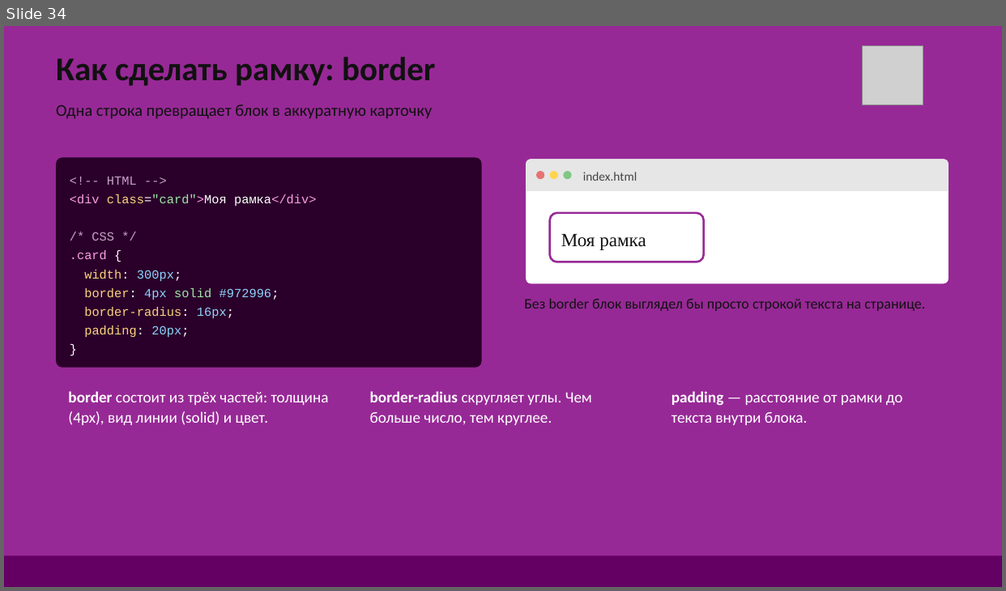
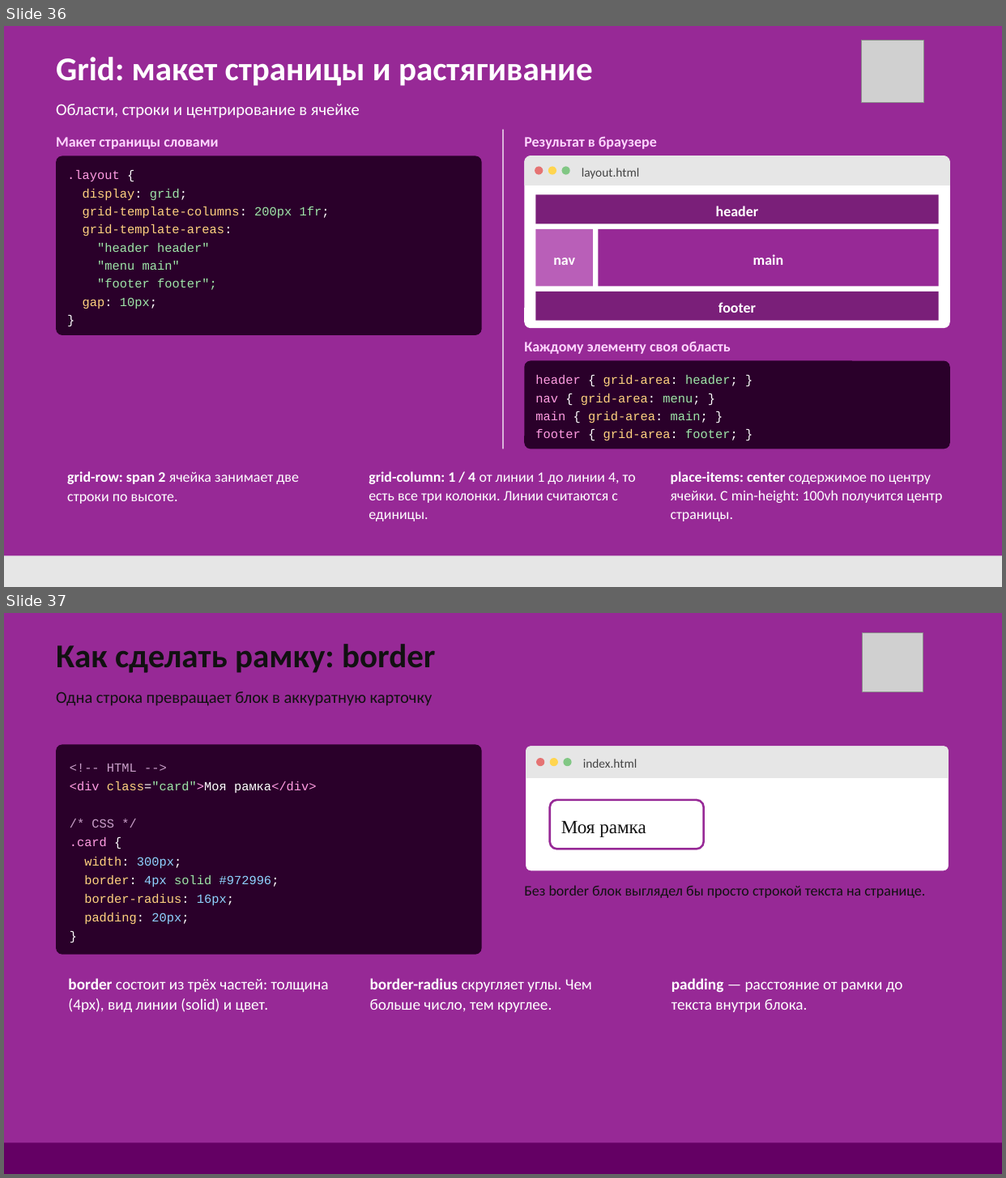
Before and after one commit to DonRobot-all/HTML-CSS-JavaScript_group, a slide deck: презентации/HTML и CSS.pptx. Shown one above the other, each under a label of ours: slide 34 before the commit, slides 36 and 37 after it. The pictures are 1006x591 and 1006x1178 pixels, drawn with LibreOffice and Linux fonts; fonts in the diff are those of the drawing; grey boxes stand for pictures. Boxes give left, top, right and bottom in pixels: in the first picture for what was removed or moved away, otherwise in the second. Text is boxed around its words. In the diff, an @@ line names an element or a change of style, - is before the commit and + after.

Commit message:
add grid

```diff
--- a/презентации/HTML и CSS.pptx
+++ b/презентации/HTML и CSS.pptx
@@ slide 36 added at [4,26,1002,587], background #972996 @@
@@ picture added at [862,41,924,102] @@
@@ title added at [56,57,593,86], 32 pt, text #FFFFFF, bold @@
+Grid: макет страницы и растягивание
@@ text added at [56,104,360,118], 15.9 pt, text #FFFFFF @@
+Области, строки и центрирование в ячейке
@@ text added at [56,137,218,149], 14 pt, text #FFD6FF, bold @@
+Макет страницы словами
@@ rectangle added at [503,130,503,449], fill #FFFFFF @@
@@ text added at [524,136,657,149], 14 pt, text #FFD6FF, bold @@
+Результат в браузере
@@ rounded rectangle added at [56,156,482,336], fill #2A002A, 12 pt, text #9EE6A8 @@
+.layout {
+display: grid;
+grid-template-columns: 200px 1fr;
+grid-template-areas:
+"header header"
+"menu main"
+"footer footer";
+gap: 10px;
+}
@@ rounded rectangle added at [524,156,950,328], fill #FFFFFF @@
@@ freeform shape added at [524,156,950,186], fill #E6E6E6 @@
@@ rounded rectangle added at [535,167,543,175], fill #E57373 @@
@@ rounded rectangle added at [548,167,556,175], fill #FFD54F @@
@@ rounded rectangle added at [562,167,570,175], fill #81C784 @@
@@ text added at [582,168,639,179], 12 pt, text #444444 @@
+layout.html
@@ rectangle added at [535,195,938,224], fill #7A1F79, 14 pt, text #FFFFFF, bold @@
+header
@@ rectangle added at [535,228,592,286], fill #B95FB8, 14 pt, text #FFFFFF, bold @@
+nav
@@ rectangle added at [599,228,939,286], fill #972996, 14 pt, text #FFFFFF, bold @@
+main
@@ rectangle added at [535,292,938,321], fill #7A1F79, 14 pt, text #FFFFFF, bold @@
+footer
@@ text added at [524,341,731,354], 14 pt, text #FFD6FF, bold @@
+Каждому элементу своя область
@@ rounded rectangle added at [524,361,950,450], fill #2A002A @@
@@ text added at [535,375,738,441], 11.9 pt, text #FFD27F @@
+header { grid-area: header; }
+nav { grid-area: menu; }
+main { grid-area: main; }
+footer { grid-area: footer; }
@@ text added at [67,472,299,504], 14 pt, text #FFFFFF @@
+grid-row: span 2 ячейка занимает две строки по высоте.
@@ text added at [368,472,636,522], 13.9 pt, text #FFFFFF @@
+grid-column: 1 / 4 от линии 1 до линии 4, то есть все три колонки. Линии считаются с единицы.
@@ text added at [671,472,942,522], 13.9 pt, text #FFFFFF @@
+place-items: center содержимое по центру ячейки. С min-height: 100vh получится центр страницы.
@@ rectangle added at [4,556,1002,587], fill #E6E6E6 @@
@@ what was slide 34 is now slide 37 @@
```
Also in this commit, not shown: 2 other slides added, 3 other files.
